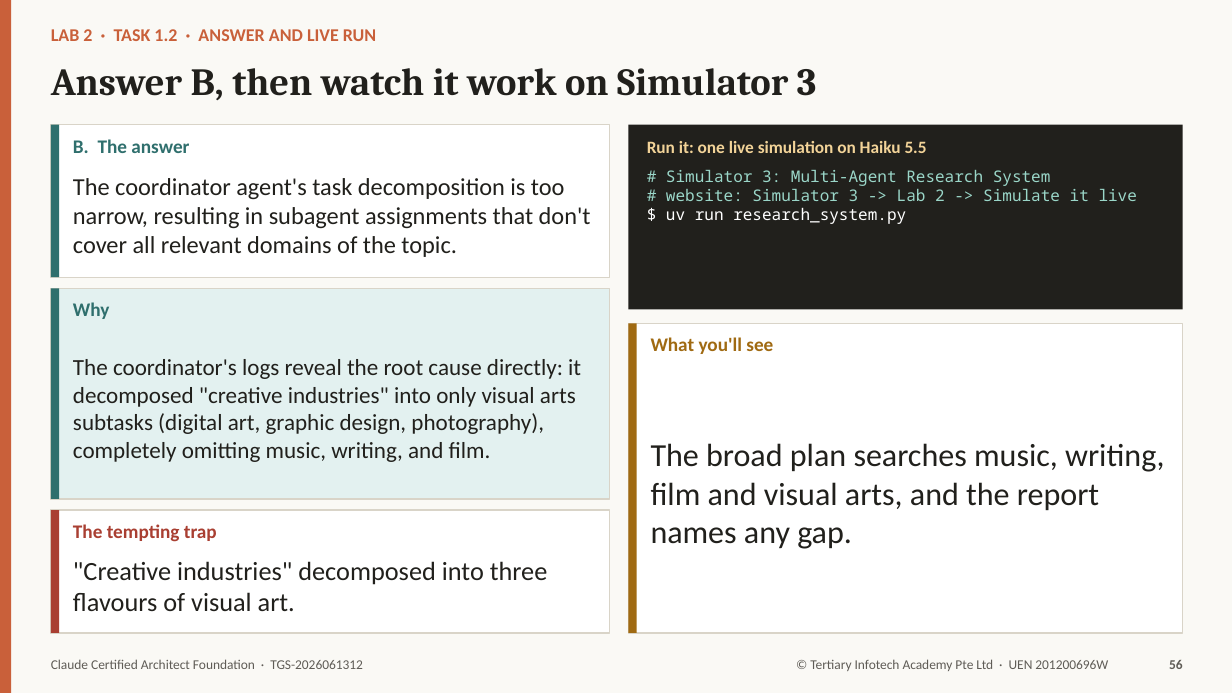
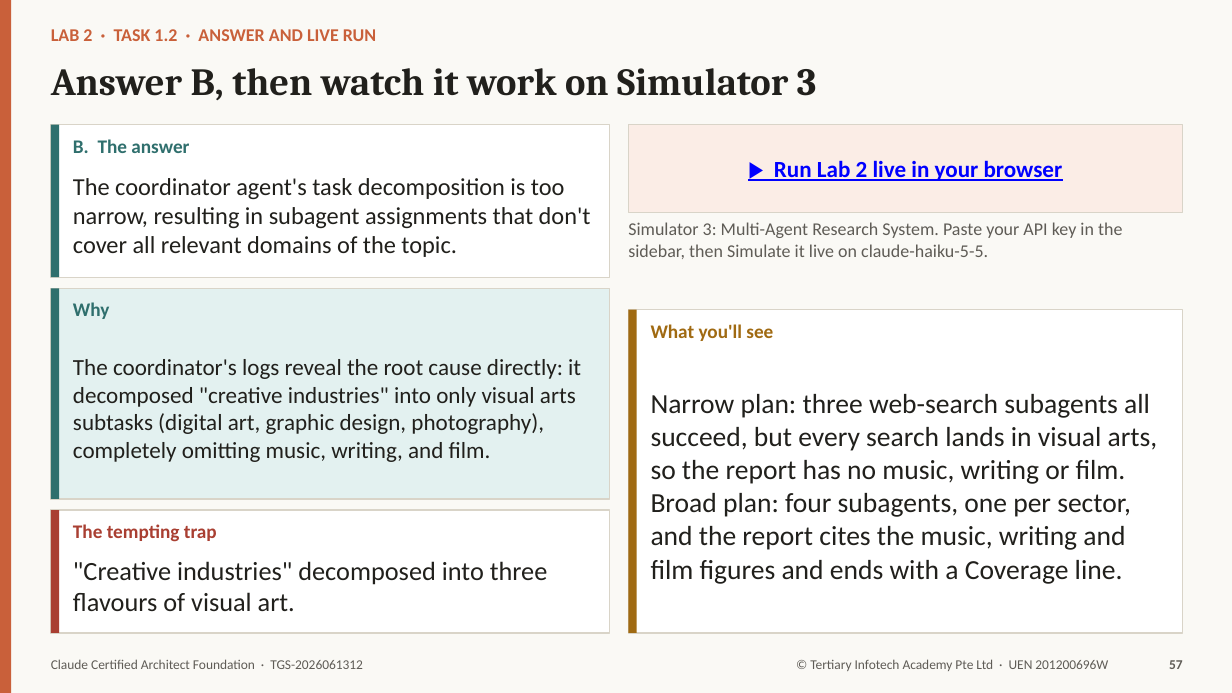
Before and after one commit to tertiarycourses/TGS-2026061312-Claude-Certified-Architect-Foundation, a slide deck: slide 57 of courseware/TGS-2026061312-Claude-Certified-Architect-Foundation-Trainer-Slides-v3.0.pptx (slide 56 before the commit). Drawn at 1232x693 pixels with LibreOffice and Linux fonts; fonts in the diff are those of the drawing. Boxes give left, top, right and bottom in pixels: in the first picture for what was removed or moved away, otherwise in the second. Text is boxed around its words. In the diff, an @@ line names an element or a change of style, - is before the commit and + after.

```diff
--- a/courseware/TGS-2026061312-Claude-Certified-Architect-Foundation-Trainer-Slides-v3.0.pptx
+++ b/courseware/TGS-2026061312-Claude-Certified-Architect-Foundation-Trainer-Slides-v3.0.pptx
@@ rectangle "▶ Run Lab 2 live ...": place and size @@
-rectangle "▶ Run Lab 2 live ..." at bbox=[628, 125, 1183, 310]
+rectangle "▶ Run Lab 2 live ..." at bbox=[628, 125, 1183, 213]
@@ rectangle "▶ Run Lab 2 live ..." at bbox=[628, 125, 1183, 213]: fill #21201C to #FBEDE6; outline none to #D9D4C8 1 pt @@
@@ text removed at bbox=[666, 170, 1137, 224] @@
-# Simulator 3: Multi-Agent Research System
-# website: Simulator 3 -> Lab 2 -> Simulate it live
-$ uv run research_system.py
@@ text in rectangle at bbox=[774, 160, 1063, 181]: text added @@
+▶ Run Lab 2 live in your browser
@@ text at bbox=[628, 222, 1122, 259]: text changed; size 13.5 to 14 pt; text colour #F2D398 to #5F5C56; bold off @@
-Run it: one live simulation on Haiku 5.5
+Simulator 3: Multi-Agent Research System. Paste your API key in the sidebar, then Simulate it live on claude-haiku-5-5.
@@ rectangle: place and size @@
-rectangle at bbox=[628, 323, 1183, 633]
+rectangle at bbox=[628, 310, 1183, 633]
@@ rectangle: place and size @@
-rectangle at bbox=[628, 323, 637, 633]
+rectangle at bbox=[628, 310, 637, 633]
@@ text "What you'll see": place and size @@
-text "What you'll see" at bbox=[651, 337, 773, 354]
+text "What you'll see" at bbox=[651, 324, 773, 341]
@@ text at bbox=[651, 394, 1158, 584]: text changed; size 25 to 21.5 pt @@
-The broad plan searches music, writing, film and visual arts, and the report names any gap.
+Narrow plan: three web-search subagents all succeed, but every search lands in visual arts, so the report has no music, writing or film. Broad plan: four subagents, one per sector, and the report cites the music, writing and film figures and ends with a Coverage line.
@@ text at bbox=[1169, 660, 1183, 669]: text changed @@
-56
+57
```
Also in this commit, not shown: 176 other slides changed, 33 slides added, 1 other file.
